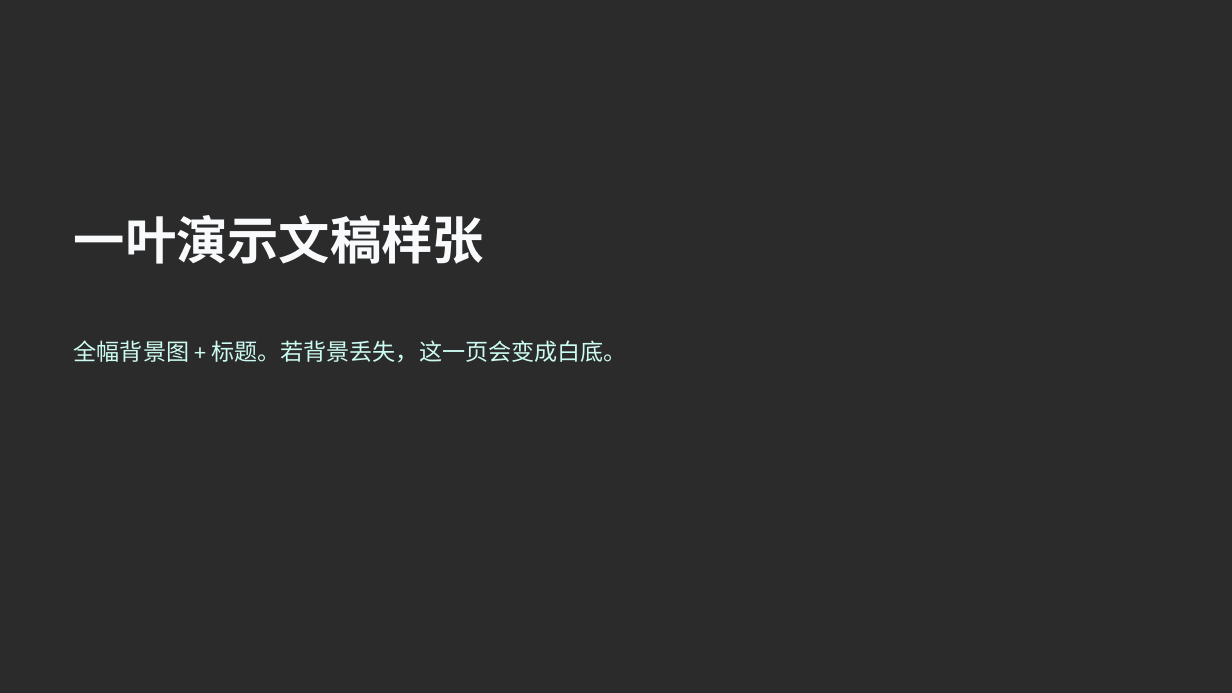
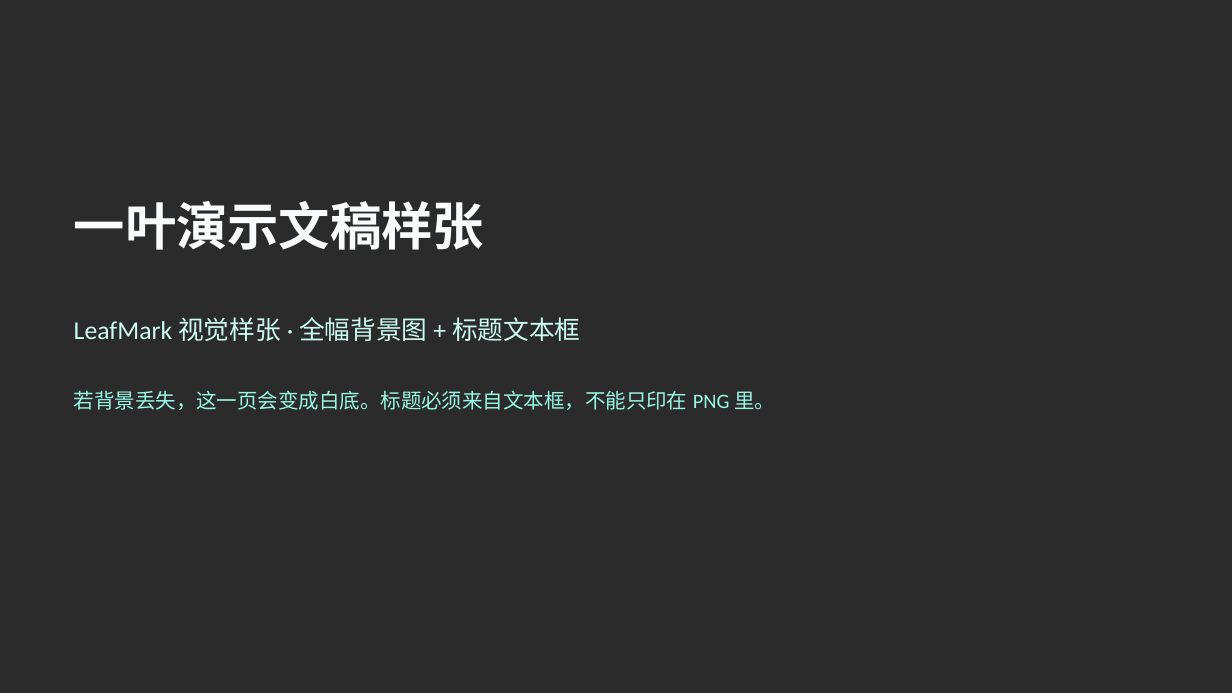
Before and after one commit to EthanBird/leafmark, a slide deck: slide 1 of public/office-fixtures/leafmark-sample.pptx. Drawn at 1232x693 pixels with LibreOffice and Linux fonts; fonts in the diff are those of the drawing; background and template pictures are left out; a plain dark background stands for a picture behind light text. Boxes give left, top, right and bottom in pixels: in the first picture for what was removed or moved away, otherwise in the second. Text is boxed around its words. In the diff, an @@ line names an element or a change of style, - is before the commit and + after.

```diff
--- a/public/office-fixtures/leafmark-sample.pptx
+++ b/public/office-fixtures/leafmark-sample.pptx
@@ text "一叶演示文稿样张": place and size @@
-text "一叶演示文稿样张" at (74,215,484,264)
+text "一叶演示文稿样张" at (74,201,484,250)
@@ text at (74,317,580,341): text changed; size 18 to 20 pt @@
-全幅背景图 + 标题。若背景丢失，这一页会变成白底。
+LeafMark 视觉样张 · 全幅背景图 + 标题文本框
@@ text added at (74,390,775,410), 16 pt, text #99F6E4 @@
+若背景丢失，这一页会变成白底。标题必须来自文本框，不能只印在 PNG 里。
```
Also in this commit, not shown: 1 other slide changed, 12 other files.
